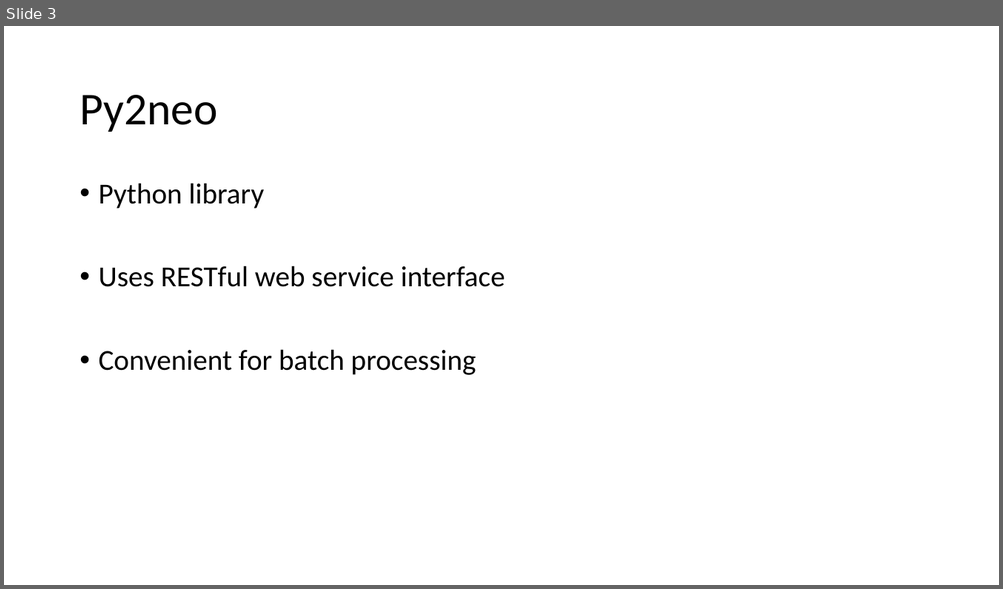
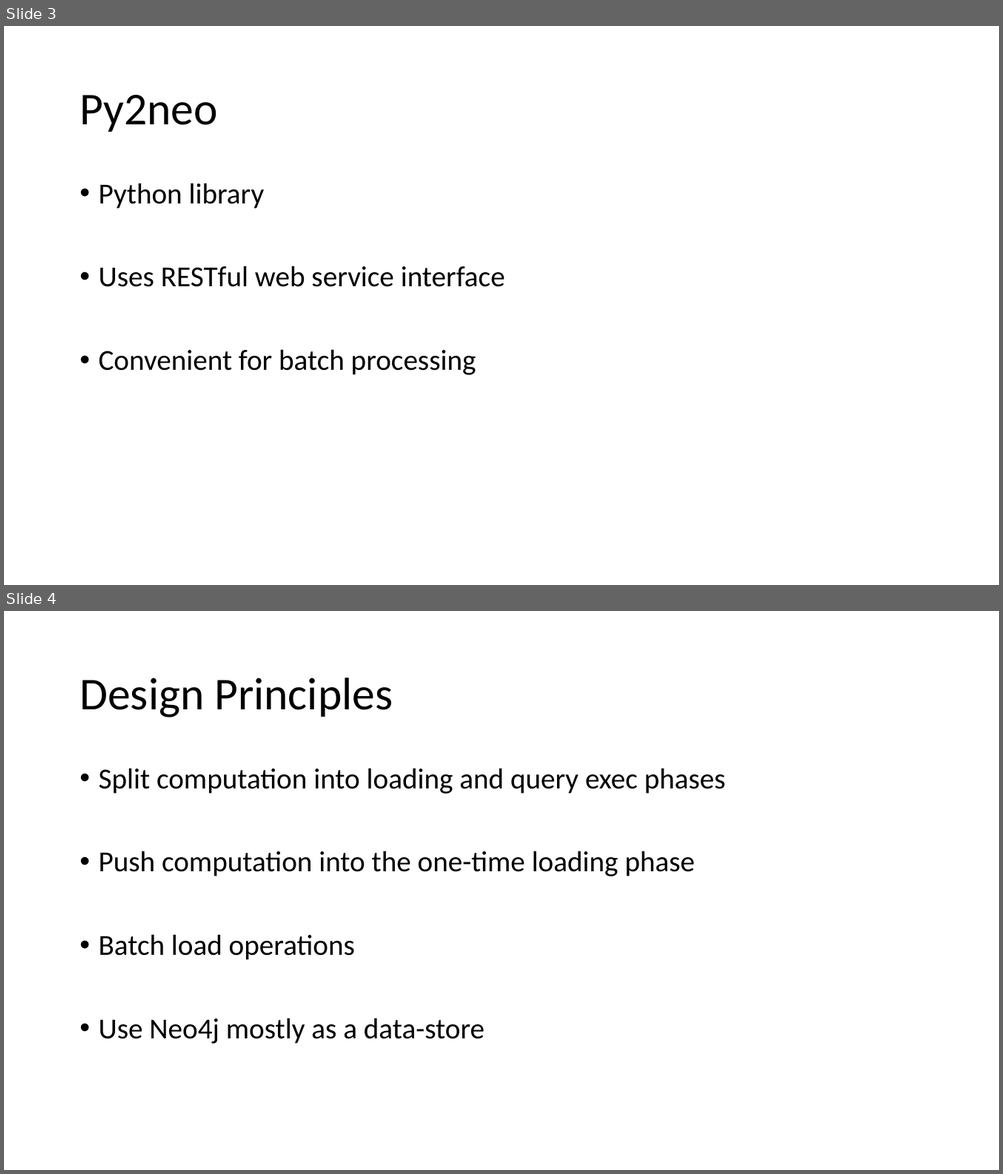
Before and after one commit to guptha-/sigmod, a slide deck: reports/Presentation.pptx. Shown one above the other, each under a label of ours: slide 3 before the commit, slides 3 and 4 after it. The pictures are 1003x589 and 1003x1174 pixels, drawn with LibreOffice and Linux fonts; fonts in the diff are those of the drawing. Boxes give left, top, right and bottom in pixels: in the first picture for what was removed or moved away, otherwise in the second. Text is boxed around its words. In the diff, an @@ line names an element or a change of style, - is before the commit and + after.

```diff
--- a/reports/Presentation.pptx
+++ b/reports/Presentation.pptx
@@ slide 4 added at [4,611,999,1170], background #FFFFFF @@
@@ title added at [79,678,392,718], 44 pt, text #000000 @@
+Design Principles
@@ text added at [99,768,726,1044], 28 pt, text #000000 @@
+• Split computation into loading and query exec phases
+• Push computation into the one-time loading phase
+• Batch load operations
+• Use Neo4j mostly as a data-store
```
Also in this commit, not shown: 4 other slides added, 15 other files.
